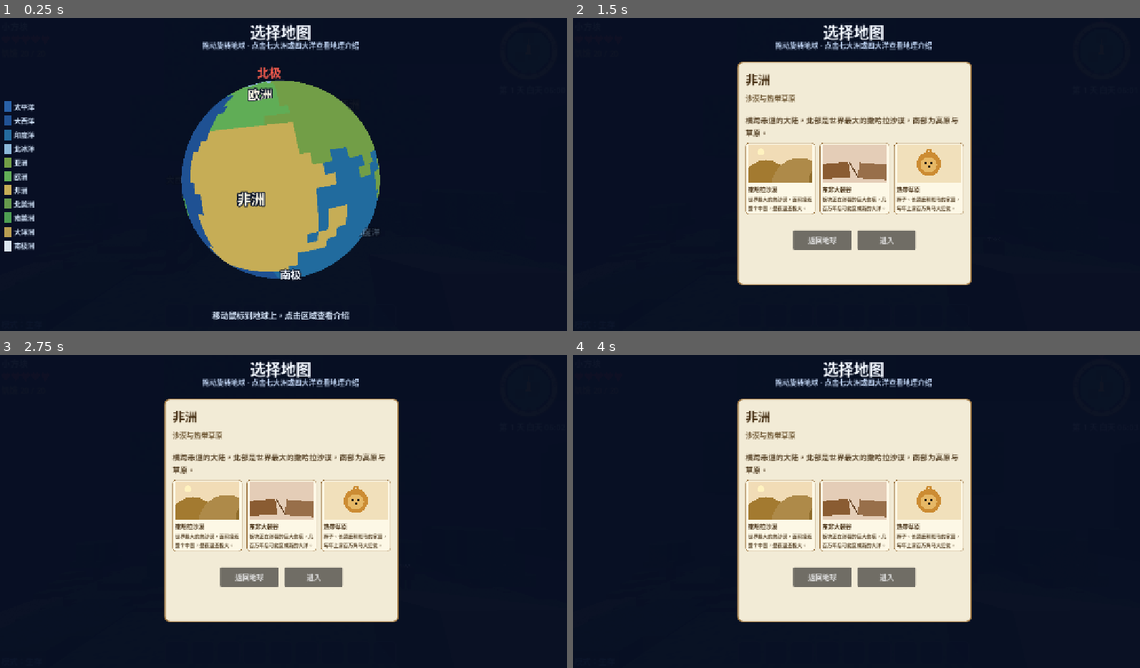
Above: before the commit, frames 1-4 (two rows, left to right).
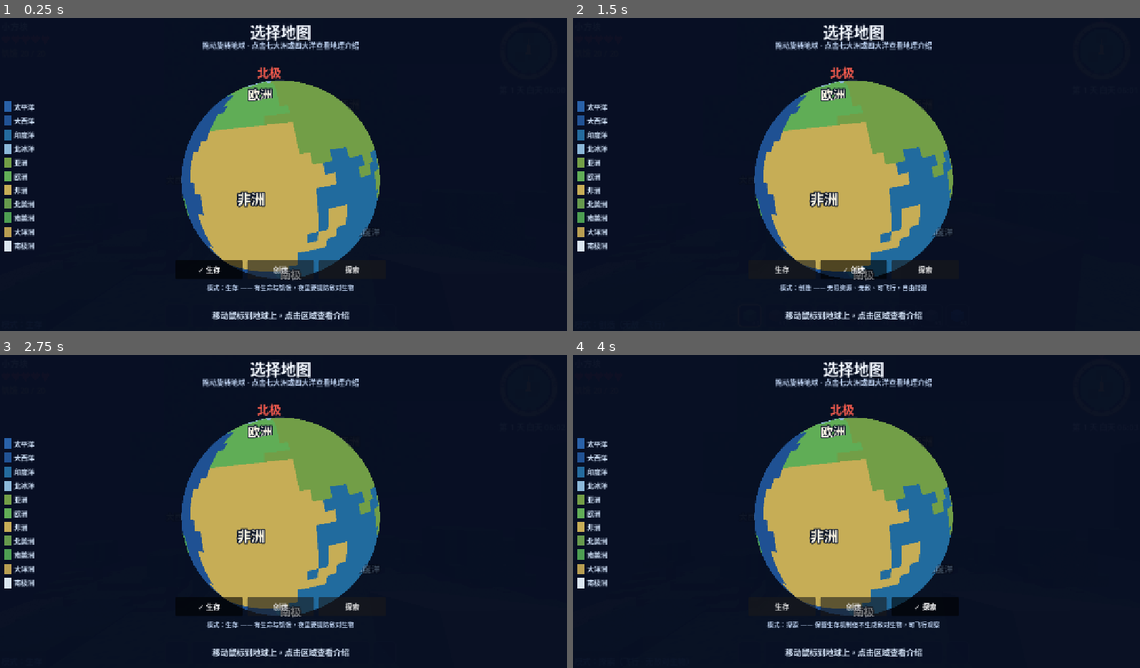
Above: after the commit, the same moments.

Repository: jinliangliu/block-planet
Game: Godot game, scene res://scenes/main.tscn
Same seed, same stepped clock (60 frames per second), same inputs: the game is played once before the commit and once after it.
Inputs (mouse positions are in pixels of both pictures, inside the frame that each line leads up to):
- Up to frame 1 (0.25 s): no input
- Up to frame 2 (1.5 s): click (782, 268) at 0.5 s, where only the run after the commit has a clickable "✓ 生存"; click (850, 268) at 1.25 s, where only the run after the commit has a clickable "创造"
- Up to frame 3 (2.75 s): click (209, 605) at 2 s, where only the run after the commit has a clickable "生存"
- Up to frame 4 (4 s): click (924, 605) at 2.75 s, where only the run after the commit has a clickable "探索"; click (924, 605) at 3.5 s, where only the run after the commit has a clickable "✓ 探索"

The runs differ from the first frame. In frame 1, 1.2% of the frame differs, in the area x 34-64%, y 77-88%; in frame 2, 31%; in frame 3, 31%; in frame 4, 32%, in the area x 0-71%, y 13-97%.

Commit message:
feat: explore mode (M7.1) — rename from education mode and implement
- GameState.Mode adds EXPLORE; is_survival() widened to 'non-creative
  follows survival rules' so drops/durability/hunger/arrow costs carry
  over; new is_explore()/can_fly()/mode_name()/mode_hint() accessors
- MobSpawner: day and explore share one branch (despawn hostiles +
  maintain passive via _maintain_passive()); explore never spawns
  hostiles at night and clears pre-existing ones without signal hooks
- Player: fly gates switched to can_fly() (jump double-tap, set_flying,
  mode change landing)
- HUD: G key blocked from explore to creative with toast guidance;
  status label gains explore tier; touch fly/descend follow can_fly()
- MapSelector: mode trio (survival/creative/explore) at globe page
  bottom, instant GameState write, hint text reuses mode_hint();
  caption placed below buttons after screenshot showed overlap
- Manual: explore mode rows on keys/map pages; all UI copy switched
  from 教育 to 探索 wording (quest tab name 探索课堂 retained)
- life_probe stage Q: 24 assertions; map_mode_shot probe added;
  297/297 green, all 8 probes pass
- docs: game-design mode table/roadmap updated, decisions D-019 added,
  O-5 revised, devlog section 13 + wrap table refreshed

Diff:
--- a/scripts/core/events.gd
+++ b/scripts/core/events.gd
@@ -9,7 +9,7 @@
 ## 玩家放置方块后广播。
 signal block_placed(block_id: int, cell: Vector3i)
 
-## 玩家飞行状态切换后广播（当前创造模式专属能力）。
+## 玩家飞行状态切换后广播（创造与探索模式都具备的能力）。
 signal player_mode_changed(flying: bool)
 
 ## 右键命中村民或酿灶台时发出，HUD 监听后打开交易面板。
--- a/scripts/core/game_state.gd
+++ b/scripts/core/game_state.gd
@@ -1,12 +1,13 @@
 extends Node
 ## 全局游戏状态（Autoload 单例，随应用存续）。
-## 维护生存/创造模式与当前地图区域；后续可扩展存档与设置。
+## 维护生存/创造/探索模式与当前地图区域；后续可扩展存档与设置。
 ## 区域切换通过重载主场景生效（见 Main._on_region_entered），
 ## 因此本单例是新场景唯一的跨场景状态载体。
 
 enum Mode {
 	SURVIVAL,
 	CREATIVE,
+	EXPLORE,
 }
 
 signal mode_changed(mode: int)
@@ -27,8 +28,40 @@
 	return mode == Mode.CREATIVE
 
 
+## 是否处于生存规则之下（生命、饥饿、掉落、工具耐久、放置消耗方块）。
+## 探索模式**保留**全部生存机制——它只是不生成敌对生物、开放飞行、禁止切创造，
+## 所以这里与生存模式同为真；唯一不受约束的是创造模式。
+## 若需严格判断「就是生存模式这一种」，用 `mode == Mode.SURVIVAL`。
 func is_survival() -> bool:
-	return mode == Mode.SURVIVAL
+	return mode != Mode.CREATIVE
+
+
+## 探索模式：安心观察世界的温和模式——生存机制照常，但没有夜间敌对生物。
+func is_explore() -> bool:
+	return mode == Mode.EXPLORE
+
+
+## 是否允许飞行（创造与探索都开放；探索模式借此自由俯瞰地形与生态）。
+func can_fly() -> bool:
+	return is_creative() or is_explore()
+
+
+## 模式显示名，供 HUD 状态标签与提示文案共用。
+func mode_name() -> String:
+	if is_creative():
+		return "创造"
+	if is_explore():
+		return "探索"
+	return "生存"
+
+
+## 模式一句话说明，地图选择器的模式三选一与说明书共用同一份措辞。
+func mode_hint() -> String:
+	if is_creative():
+		return "无限资源、无敌、可飞行，自由搭建"
+	if is_explore():
+		return "保留生存机制但不生成敌对生物，可飞行观察"
+	return "有生命与饥饿，夜里要提防敌对生物"
 
 
 func set_mode(value: Mode) -> void:
--- a/scripts/player/player.gd
+++ b/scripts/player/player.gd
@@ -147,12 +147,12 @@
 		)
 
 
-## 双击跳跃键在创造模式下切换飞行。
+## 双击跳跃键在允许飞行的模式（创造 / 探索）下切换飞行。
 func _handle_jump_tap() -> void:
 	var now := Time.get_ticks_msec()
 	if now - _last_jump_ms <= DOUBLE_TAP_FLY_MS:
 		_last_jump_ms = 0
-		if GameState.is_creative():
+		if GameState.can_fly():
 			set_flying(not flying)
 	else:
 		_last_jump_ms = now
@@ -342,9 +342,9 @@
 	return inventory.hotbar_slot(selected_slot)
 
 
-## 切换飞行状态；仅创造模式允许飞行，切换时经事件总线广播。
+## 切换飞行状态；创造与探索模式允许飞行，切换时经事件总线广播。
 func set_flying(value: bool) -> void:
-	if value and not GameState.is_creative():
+	if value and not GameState.can_fly():
 		return
 	if flying == value:
 		return
@@ -355,7 +355,7 @@
 
 
 func _on_game_mode_changed(_mode: int) -> void:
-	if not GameState.is_creative():
+	if not GameState.can_fly():
 		set_flying(false)
 
 
@@ -737,7 +737,7 @@
 	return _bow_charge > 0.0
 
 
-## 松手射箭：生存模式消耗一支箭，伤害与初速随蓄力提升。
+## 松手射箭：生存与探索模式消耗一支箭，伤害与初速随蓄力提升。
 func _release_bow() -> void:
 	var charge := bow_charge_ratio()
 	_bow_charge = 0.0
--- a/scripts/systems/mob_spawner.gd
+++ b/scripts/systems/mob_spawner.gd
@@ -2,7 +2,8 @@
 class_name MobSpawner
 ## 生物生成器（昼夜双轨）：
 ## 白天在玩家周围草地上维持被动动物（牛/羊/鸡），夜晚生成敌对（僵尸/蜘蛛/骷髅）。
-## 白天清空敌对但保留动物；创造模式全部不生成。
+## 白天清空敌对但保留动物；创造模式全部不生成；
+## 探索模式清空敌对但任何时刻都照常补充动物（无夜间威胁，专供观察生态）。
 
 const MAX_MOBS := 8
 const MAX_PASSIVE := 6
@@ -63,12 +64,12 @@
 
 	_maintain_water_life(delta)
 
-	if _day_night.is_day():
+	# 白天、以及探索模式的任何时刻：清空敌对，只补充动物。
+	# 探索模式夜里也不例外——该模式的设计意图就是「没有夜间威胁」，
+	# 且切模式前已生成的敌对会在这里被立刻清掉，不需要额外监听 mode_changed。
+	if _day_night.is_day() or GameState.is_explore():
 		_despawn_hostiles()
-		_passive_timer -= delta
-		if _passive_timer <= 0.0 and _passive_count() < MAX_PASSIVE:
-			_passive_timer = PASSIVE_INTERVAL
-			_spawn_one(_pick_passive_type())
+		_maintain_passive(delta)
 		return
 
 	# 夜晚：敌对生成；动物不再补充（白天已就位的动物继续存在）。
@@ -76,6 +77,15 @@
 	if _spawn_timer <= 0.0 and _hostile_count() < MAX_MOBS:
 		_spawn_timer = SPAWN_INTERVAL
 		_spawn_one(_pick_type())
+
+
+## 被动动物维护：按节奏补充到上限。
+func _maintain_passive(delta: float) -> void:
+	_passive_timer -= delta
+	if _passive_timer > 0.0 or _passive_count() >= MAX_PASSIVE:
+		return
+	_passive_timer = PASSIVE_INTERVAL
+	_spawn_one(_pick_passive_type())
 
 
 func _passive_count() -> int:
--- a/scripts/ui/hud.gd
+++ b/scripts/ui/hud.gd
@@ -233,6 +233,11 @@
 
 
 func _toggle_game_mode() -> void:
+	if GameState.is_explore():
+		# 探索模式不允许一键跳进创造：要换模式请走地图选择器，
+		# 那里能明确选到三种模式之一，而不是靠反复按键撞出来。
+		_show_toast("探索模式请按 M 打开地图选择器切换模式")
+		return
 	if GameState.is_survival():
 		GameState.set_mode(GameState.Mode.CREATIVE)
 	else:
@@ -280,7 +285,7 @@
 	_fly_button.custom_minimum_size = Vector2(76, 76)
 	_fly_button.focus_mode = Control.FOCUS_NONE
 	_fly_button.button_down.connect(_on_fly_down)
-	_fly_button.visible = GameState.is_creative()
+	_fly_button.visible = GameState.can_fly()
 	_anchor_bottom_right(root, _fly_button, 34.0, 138.0)
 
 	var descend := Button.new()
@@ -289,7 +294,7 @@
 	descend.focus_mode = Control.FOCUS_NONE
 	descend.button_down.connect(_on_descend_down)
 	descend.button_up.connect(_on_descend_up)
-	descend.visible = GameState.is_creative()
+	descend.visible = GameState.can_fly()
 	_anchor_bottom_right(root, descend, 120.0, 138.0)
 	_descend_button = descend
 
@@ -1780,10 +1785,15 @@
 
 func _on_mode_changed(_mode: int) -> void:
 	if _mode_label:
-		_mode_label.text = "模式：创造（无敌 · 飞行）" if GameState.is_creative() else "模式：生存"
+		if GameState.is_creative():
+			_mode_label.text = "模式：创造（无敌 · 飞行）"
+		elif GameState.is_explore():
+			_mode_label.text = "模式：探索（飞行 · 无敌对生物）"
+		else:
+			_mode_label.text = "模式：生存"
 	if _fly_button:
-		_fly_button.visible = GameState.is_creative()
+		_fly_button.visible = GameState.can_fly()
 	if _descend_button:
-		_descend_button.visible = GameState.is_creative()
+		_descend_button.visible = GameState.can_fly()
 	_refresh_hotbar()
 	_refresh_stats()
--- a/scripts/ui/manual_panel.gd
+++ b/scripts/ui/manual_panel.gd
@@ -20,7 +20,7 @@
 		"title": "基础操作",
 		"lines": [
 			"WASD —— 移动 · 鼠标 —— 转动视角",
-			"空格 —— 跳跃；快速连按两次空格可以起飞（创造模式），再按一次落地",
+			"空格 —— 跳跃；快速连按两次空格可以起飞（创造与探索模式），再按一次落地",
 			"Ctrl —— 下降（飞行时）· Shift —— 冲刺，跑得更快但更容易饿",
 			"Esc —— 释放或重新捕获鼠标",
 		],
@@ -42,7 +42,8 @@
 			"头顶的爱心是生命，饿肚子时不会自动回血，先吃点东西",
 			"夜晚会出没敌对生物，天黑前盖好庇护所、插好火把",
 			"死亡后会在出生点复活，掉落的东西记得回去捡",
-			"G —— 在生存模式和创造模式之间切换（创造可飞行、方块无限）",
+			"G —— 在生存模式和创造模式之间一键切换（创造可飞行、方块无限）",
+			"探索模式在地图页里选择：生存规则照旧，但没有夜间敌对生物，还能飞行",
 		],
 		"tip": "食物可以从村庄农田采集，也可以击杀温顺动物获得。",
 	},
@@ -75,6 +76,7 @@
 		"lines": [
 			"M —— 打开 3D 地球，拖动可以让它转起来",
 			"点选七大洲或四大洋，看完介绍就能进入那片区域",
+			"地球页下方可以选生存 / 创造 / 探索三种模式，点一下即时生效",
 			"每个区域的地形、植被、生物和天空颜色都不一样",
 			"切换区域会重新生成世界，背包里的东西都会带走",
 		],
@@ -98,7 +100,7 @@
 		"title": "探索的乐趣",
 		"lines": [
 			"这个世界有 11 片区域，试试把它们都走一遍",
-			"创造模式下按两次空格起飞，从天上俯瞰大地",
+			"创造与探索模式下按两次空格起飞，从天上俯瞰大地",
 			"给自己盖一座小屋，种上树、挖口井",
 			"收集不同区域的方块，是完成收藏的好办法",
 		],
--- a/scripts/ui/map_selector.gd
+++ b/scripts/ui/map_selector.gd
@@ -2,6 +2,7 @@
 extends Control
 ## 地图选择器（全屏覆盖，三页流程）：
 ##   地球页：拖动旋转地球、悬停显示区域名、点击进入该区域介绍；
+##          底部同一屏内提供「生存 / 创造 / 探索」模式三选一；
 ##   介绍页：区域名 + 地理介绍 + 「进入」；
 ##   加载页：逐条揭示该区域的植被/生物/气候/风貌，进度满后可开始探索。
 ## 完成后发出 region_entered(region_id)，由 Main 记录并重载主场景生效。
@@ -55,6 +56,8 @@
 var _step_labels: Array[Label] = []
 var _steps: Array[Dictionary] = []
 var _selected := -1
+var _mode_buttons: Array[Button] = []
+var _mode_caption: Label
 var _dragging := false
 var _drag_distance := 0.0
 var _loading_time := 0.0
@@ -92,6 +95,7 @@
 	visible = true
 	_dragging = false
 	_drag_distance = 0.0
+	_refresh_mode_row()
 	_show_page(Page.GLOBE)
 	if _globe != null:
 		_globe.set_view_angles(-30.0, 12.0)
@@ -288,6 +292,7 @@
 	_globe_page.add_child(_hover_label)
 
 	_build_legend(_globe_page)
+	_build_mode_row(_globe_page)
 
 
 ## 区域图例：11 个色块 + 名称，界面左侧竖列排布。
@@ -322,6 +327,80 @@
 		name_label.add_theme_color_override("font_color", Color(0.80, 0.87, 0.96))
 		name_label.mouse_filter = Control.MOUSE_FILTER_IGNORE
 		cell.add_child(name_label)
+
+
+## 模式三选一：与地球同屏，选完地图顺手定模式，不给流程多添一步。
+## 点选即写入 GameState——与 HUD 的模式按钮一样即时生效。
+## 按钮在上、说明在下：说明行落在地球下缘的深色区，浅色文字才压得住底。
+func _build_mode_row(parent: Control) -> void:
+	var box := VBoxContainer.new()
+	box.mouse_filter = Control.MOUSE_FILTER_IGNORE
+	box.add_theme_constant_override("separation", 8)
+	box.set_anchors_and_offsets_preset(Control.PRESET_CENTER_BOTTOM)
+	box.offset_left = -250.0
+	box.offset_right = 250.0
+	box.offset_top = -166.0
+	box.offset_bottom = -64.0
+	parent.add_child(box)
+
+	var row := HBoxContainer.new()
+	row.alignment = BoxContainer.ALIGNMENT_CENTER
+	row.add_theme_constant_override("separation", 10)
+	# 只让按钮接收鼠标：容器本身穿透，免得在地球下方形成一块"拖不动"的死区。
+	row.mouse_filter = Control.MOUSE_FILTER_IGNORE
+	box.add_child(row)
+
+	_mode_buttons.clear()
+	for choice: Dictionary in _mode_choices():
+		var btn := Button.new()
+		btn.custom_minimum_size = Vector2(150, 42)
+		btn.focus_mode = Control.FOCUS_NONE
+		btn.toggle_mode = true
+		btn.add_theme_font_size_override("font_size", 16)
+		btn.pressed.connect(_select_mode.bind(int(choice["mode"])))
+		row.add_child(btn)
+		_mode_buttons.append(btn)
+
+	_mode_caption = Label.new()
+	_mode_caption.add_theme_font_size_override("font_size", 14)
+	_mode_caption.add_theme_color_override("font_color", Color(0.72, 0.80, 0.92))
+	_mode_caption.horizontal_alignment = HORIZONTAL_ALIGNMENT_CENTER
+	_mode_caption.mouse_filter = Control.MOUSE_FILTER_IGNORE
+	box.add_child(_mode_caption)
+
+	_refresh_mode_row()
+
+
+## 三选一的选项表：枚举值 + 标题。说明文案复用 GameState.mode_hint()，
+## 保证地图页、HUD、说明书三处措辞不会各写一套而漂移。
+func _mode_choices() -> Array:
+	return [
+		{"mode": GameState.Mode.SURVIVAL, "title": "生存"},
+		{"mode": GameState.Mode.CREATIVE, "title": "创造"},
+		{"mode": GameState.Mode.EXPLORE, "title": "探索"},
+	]
+
+
+## 选定模式。真正的行为差异要等进入世界后才体现（Main 会按需重载场景），
+## 但这里立即写入 GameState，HUD 状态标签也会同步。
+func _select_mode(mode: int) -> void:
+	GameState.set_mode(mode)
+	_refresh_mode_row()
+
+
+func _refresh_mode_row() -> void:
+	var choices := _mode_choices()
+	if _mode_caption != null:
+		_mode_caption.text = "模式：%s —— %s" % [GameState.mode_name(), GameState.mode_hint()]
+	for i in range(_mode_buttons.size()):
+		var active: bool = int(choices[i]["mode"]) == int(GameState.mode)
+		_mode_buttons[i].button_pressed = active
+		_mode_buttons[i].text = ("✓ " if active else "") + String(choices[i]["title"])
+
+
+## 当前选中的模式（探针据此断言三选一已写入 GameState）。
+func selected_mode() -> int:
+	return int(GameState.mode)
 
 
 func _build_intro_panel() -> void:
--- a/tests/life_probe.gd
+++ b/tests/life_probe.gd
@@ -1230,6 +1230,128 @@
 	_check(player.fishing_state() == Player.FISH_IDLE, "提前收竿（未咬钩）也能安全回到待机")
 	player.set_physics_process(true)
 
+	# ── 阶段 Q：探索模式（M7.1 模式本体：枚举、行为分支、地图页三选一） ──
+	player.set_flying(false)
+	GameState.set_mode(GameState.Mode.EXPLORE)
+	_check(GameState.is_explore(), "GameState.Mode 新增探索模式")
+	_check(not GameState.is_creative() and GameState.is_survival(),
+		"探索模式不被判为创造，且仍受生存规则约束")
+	_check(GameState.can_fly(), "探索模式开放飞行")
+	_check(GameState.mode_name() == "探索", "模式显示名为「探索」")
+	_check(GameState.mode_hint().contains("敌对"), "模式说明点明不生成敌对生物")
+
+	# Q-1 飞行：生存不允许、探索允许、切回生存自动落地
+	GameState.set_mode(GameState.Mode.SURVIVAL)
+	player.set_flying(true)
+	_check(not player.flying, "生存模式不允许起飞")
+	GameState.set_mode(GameState.Mode.EXPLORE)
+	player.set_flying(true)
+	_check(player.flying, "探索模式可以起飞（双击空格）")
+	GameState.set_mode(GameState.Mode.SURVIVAL)
+	_check(not player.flying, "切回生存模式后自动落地")
+
+	# Q-2 不无敌：探索模式照样受伤、照样饿、采掘照常掉落
+	GameState.set_mode(GameState.Mode.EXPLORE)
+	player.health = player.MAX_HEALTH
+	player._damage(3)
+	_check(player.health == player.MAX_HEALTH - 3,
+		"探索模式不无敌（20 → %d）" % player.health)
+	player.health = player.MAX_HEALTH
+	player.hunger = float(player.MAX_HUNGER)
+	player._tick_survival(1.0, false)
+	_check(player.hunger < float(player.MAX_HUNGER),
+		"探索模式饥饿照常消耗（满 20 → %.1f）" % player.hunger)
+	player.hunger = float(player.MAX_HUNGER)
+
+	player.inventory.slots[5] = {
+		"item": ItemTypes.WOOD_PICKAXE, "count": 1,
+		"durability": ItemTypes.tool_durability(ItemTypes.WOOD_PICKAXE),
+	}
+	player.inventory.hotbar_map[0] = 5
+	player.select_slot(0)
+	var q_cell := Vector3i(24, World.SEA_LEVEL + 9, 24)
+	world.ensure_chunks_in_region(q_cell, q_cell)
+	world.set_block(q_cell, BlockTypes.Block.STONE)
+	var q_bag := _inventory_total(player.inventory)
+	player._finish_break(q_cell, BlockTypes.Block.STONE)
+	_check(world.get_block(q_cell) == BlockTypes.Block.AIR, "探索模式可正常采掘方块")
+	_check(_inventory_total(player.inventory) > q_bag,
+		"探索模式采掘照常掉落（背包 %d → %d）" % [q_bag, _inventory_total(player.inventory)])
+
+	# Q-3 敌对生物：探索模式任何时刻都不生成，并立即清空既有敌对
+	day_night._time = DayNightCycle.DAY_LENGTH + 10.0
+	_check(not day_night.is_day(), "先把时钟拨到夜晚")
+	spawner._despawn_all()
+	GameState.set_mode(GameState.Mode.EXPLORE)
+	var q_wolf := _spawn_mob(
+		spawner, Mob.MobType.WOLF, player, day_night, player.global_position + Vector3(4.0, 1.0, 0.0)
+	)
+	# _spawn_mob 只把生物挂到节点树下，生成器的名册要手工登记才参与计数。
+	spawner._mobs.append(q_wolf)
+	_check(spawner._hostile_count() > 0, "先手动放入一只敌对生物")
+	spawner._spawn_timer = 0.0
+	spawner._process(1.0)
+	_check(spawner._hostile_count() == 0, "探索模式夜晚不生成敌对生物")
+	_check(not is_instance_valid(q_wolf) or q_wolf.is_queued_for_deletion(),
+		"探索模式会清空切模式前已存在的敌对生物")
+
+	# 对照：生存模式夜晚照常生成敌对
+	GameState.set_mode(GameState.Mode.SURVIVAL)
+	var q_spawned := false
+	for i in range(40):
+		spawner._spawn_timer = 0.0
+		spawner._process(1.0)
+		if spawner._hostile_count() > 0:
+			q_spawned = true
+			break
+	_check(q_spawned, "对照：生存模式夜晚仍会生成敌对生物")
+
+	# Q-4 探索模式夜晚照常补充温顺动物（观察生态不受时钟限制）
+	spawner._despawn_all()
+	GameState.set_mode(GameState.Mode.EXPLORE)
+	var q_passive := false
+	for i in range(40):
+		spawner._passive_timer = 0.0
+		spawner._process(1.0)
+		if spawner._passive_count() > 0:
+			q_passive = true
+			break
+	_check(q_passive, "探索模式夜晚照常生成温顺动物")
+	_check(spawner._hostile_count() == 0, "探索模式反复刷新也不会冒出敌对生物")
+	spawner._despawn_all()
+	day_night._time = 0.0
+
+	# Q-5 切模式限制：G 键在探索模式下不跳创造
+	GameState.set_mode(GameState.Mode.SURVIVAL)
+	hud._toggle_game_mode()
+	_check(GameState.is_creative(), "生存模式下按 G 照常切到创造")
+	hud._toggle_game_mode()
+	_check(not GameState.is_creative(), "再按一次 G 切回生存")
+	GameState.set_mode(GameState.Mode.EXPLORE)
+	hud._toggle_game_mode()
+	_check(GameState.is_explore(), "探索模式下按 G 不会跳到创造模式")
+
+	# Q-6 地图页模式三选一
+	var selector: MapSelector = hud._map_selector
+	_check(selector != null and selector._mode_buttons.size() == 3, "地图页提供模式三选一（三个按钮）")
+	selector._select_mode(GameState.Mode.EXPLORE)
+	_check(GameState.is_explore() and selector.selected_mode() == int(GameState.Mode.EXPLORE),
+		"在地图页选探索即写入 GameState")
+	_check(selector._mode_buttons[2].button_pressed and not selector._mode_buttons[0].button_pressed,
+		"探索按钮呈选中态、生存按钮取消选中")
+	selector._select_mode(GameState.Mode.SURVIVAL)
+	_check(selector._mode_buttons[0].button_pressed and not selector._mode_buttons[2].button_pressed,
+		"改选生存后选中态跟随切换")
+	selector._select_mode(GameState.Mode.CREATIVE)
+	_check(GameState.is_creative(), "地图页也能选到创造模式")
+
+	# Q-7 HUD 状态标签
+	GameState.set_mode(GameState.Mode.EXPLORE)
+	_check(hud._mode_label.text.begins_with("模式：探索"),
+		"HUD 左下角状态标签显示「%s」" % hud._mode_label.text)
+	GameState.set_mode(GameState.Mode.SURVIVAL)
+	_check(hud._mode_label.text == "模式：生存", "回到生存模式后状态标签复位")
+
 	if _failed == 0:
 		print("LIFE_TEST_OK")
 		get_tree().quit(0)
--- /dev/null
+++ b/tests/map_mode_shot.gd
@@ -0,0 +1,38 @@
+extends Node
+## 一次性取证探针：截取地图选择器地球页（含模式三选一）存盘，UI 布局目检用。
+## 运行：Godot_console.exe --path . res://tests/map_mode_shot.tscn （需窗口，勿加 --headless）
+
+## 截图输出目录：tmp/ 属本地临时产物，已由 .gitignore 忽略。
+const SHOT_DIR := "res://tmp"
+
+
+func _shot_path(file_name: String) -> String:
+	var dir := ProjectSettings.globalize_path(SHOT_DIR)
+	DirAccess.make_dir_recursive_absolute(dir)
+	return dir.path_join(file_name)
+
+
+func _ready() -> void:
+	await _run()
+
+
+func _run() -> void:
+	var main_scene: Node = load("res://scenes/main.tscn").instantiate()
+	add_child(main_scene)
+	for i in range(60):
+		await get_tree().process_frame
+	var hud: HUD = main_scene.get_node("UI")
+	hud.open_map_selector()
+	for i in range(20):
+		await get_tree().process_frame
+	await RenderingServer.frame_post_draw
+	var first := _shot_path("map_mode_shot.png")
+	get_viewport().get_texture().get_image().save_png(first)
+	# 改选探索模式再截一张：验证选中态与说明文案随选切换。
+	hud._map_selector._select_mode(GameState.Mode.EXPLORE)
+	for i in range(10):
+		await get_tree().process_frame
+	await RenderingServer.frame_post_draw
+	get_viewport().get_texture().get_image().save_png(_shot_path("map_mode_shot_explore.png"))
+	print("MAP_MODE_SHOT_DONE ", first)
+	get_tree().quit(0)
--- /dev/null
+++ b/tests/map_mode_shot.tscn
@@ -0,0 +1,6 @@
+[gd_scene load_steps=2 format=3]
+
+[ext_resource type="Script" path="res://tests/map_mode_shot.gd" id="1_shot"]
+
+[node name="MapModeShot" type="Node"]
+script = ExtResource("1_shot")
Not shown, changed: docs/decisions.md
Not shown, changed: docs/devlog/2026-09-24.md
Not shown, changed: docs/game-design.md
